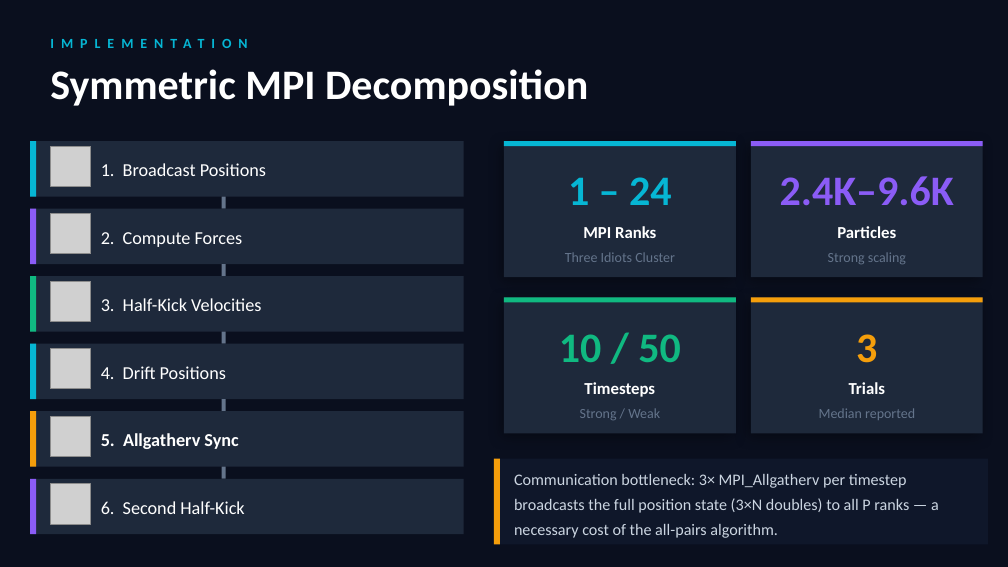
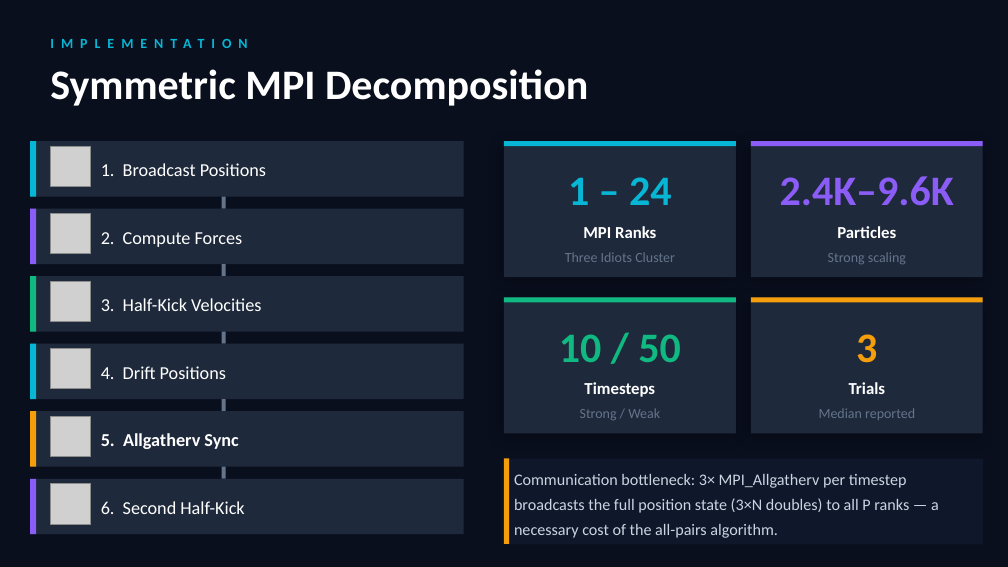
Before and after one commit to sbalbale/Trinity-CPSC375-High-Performance-Computing, a slide deck: slide 3 of assignment10/nbodyproblem/nbody_scaling_presentation.pptx. Drawn at 1008x567 pixels with LibreOffice and Linux fonts; fonts in the diff are those of the drawing; grey boxes stand for pictures. Boxes give left, top, right and bottom in pixels: in the first picture for what was removed or moved away, otherwise in the second. Text is boxed around its words. In the diff, an @@ line names an element or a change of style, - is before the commit and + after.

```diff
--- a/assignment10/nbodyproblem/nbody_scaling_presentation.pptx
+++ b/assignment10/nbodyproblem/nbody_scaling_presentation.pptx
@@ rectangle: place and size @@
-rectangle at box(494, 459, 988, 544)
+rectangle at box(504, 459, 983, 544)
@@ rectangle: place and size @@
-rectangle at box(494, 459, 500, 544)
+rectangle at box(504, 459, 509, 544)
```
Also in this commit, not shown: 6 other slides changed, 1 other file.
